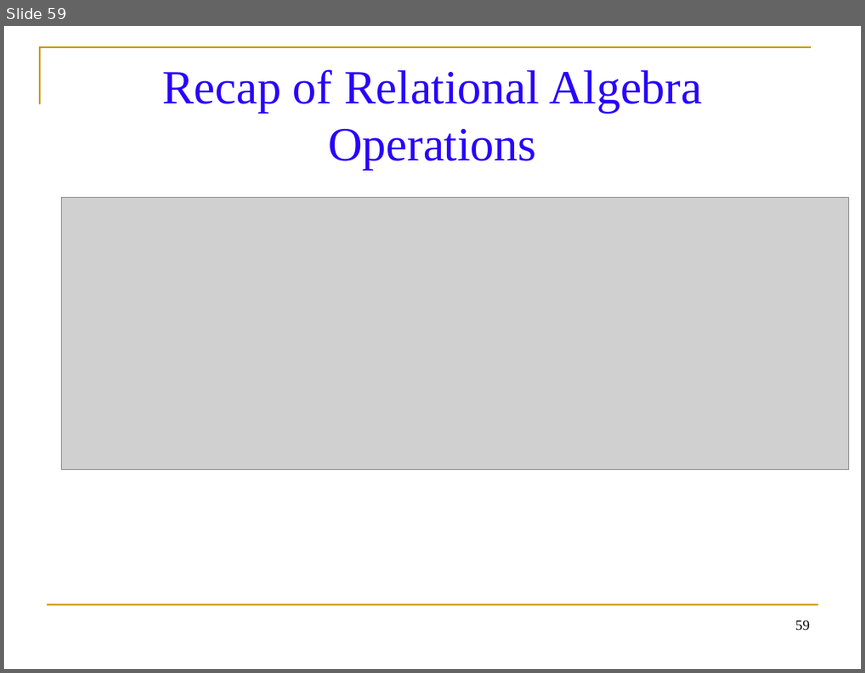
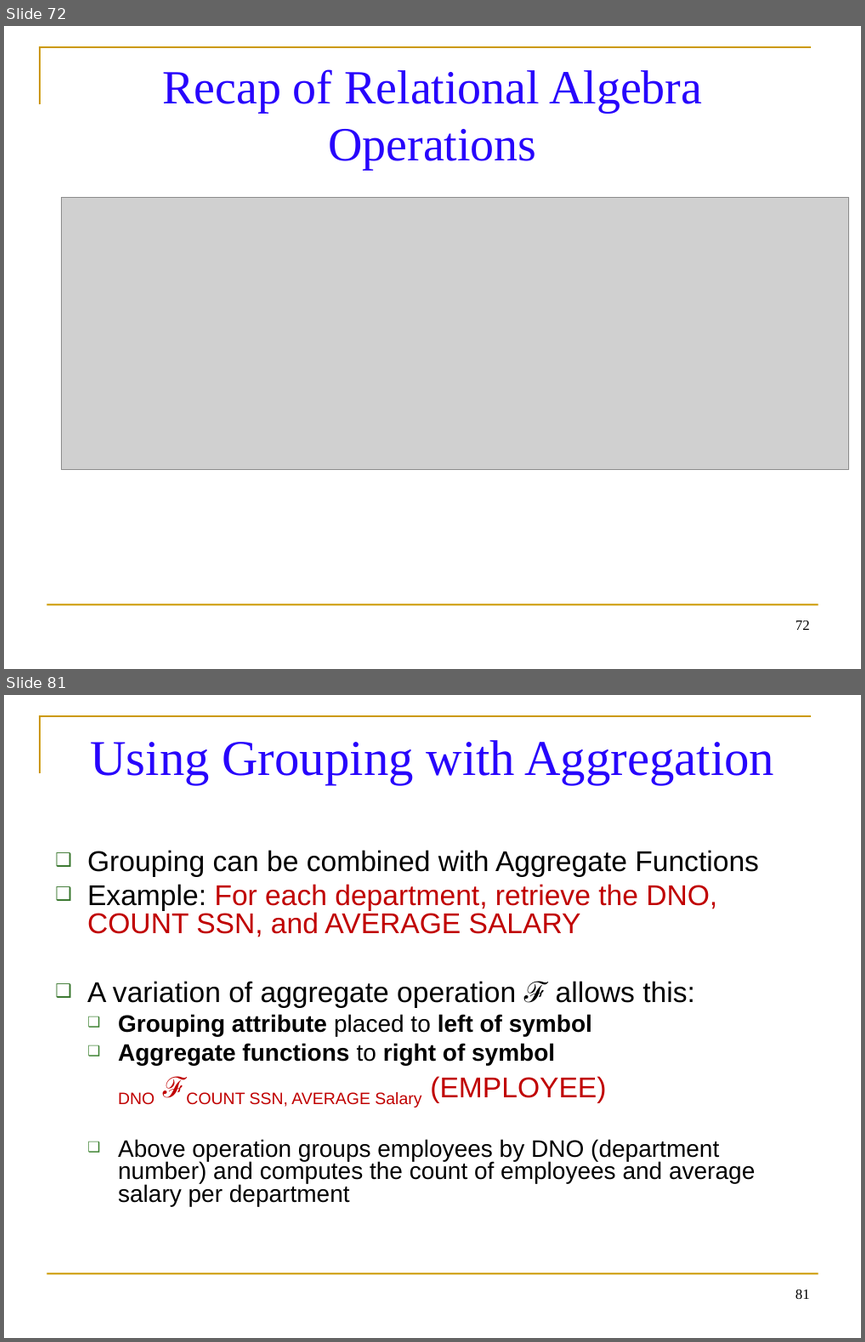
Before and after one commit to balachander712/Lab-Main, a slide deck: Sem3/Materials/Database Management System/Relational Algebra Operations.ppt. Shown one above the other, each under a label of ours: slide 59 before the commit, slides 72 and 81 after it; the slides between them are not shown. The pictures are 865x673 and 865x1342 pixels, drawn with LibreOffice and Linux fonts; fonts in the diff are those of the drawing; grey boxes stand for pictures. Boxes give left, top, right and bottom in pixels: in the first picture for what was removed or moved away, otherwise in the second. Text is boxed around its words. In the diff, an @@ line names an element or a change of style, - is before the commit and + after.

```diff
--- a/Sem3/Materials/Database Management System/Relational Algebra Operations.ppt
+++ b/Sem3/Materials/Database Management System/Relational Algebra Operations.ppt
@@ slide 81 added at (4, 695, 861, 1338), background #FFFFFF; not listed: 2 template elements that a slide beside it also shows @@
@@ title added at (90, 740, 774, 784), 42 pt, text #2704FC @@
+Using Grouping with Aggregation
@@ text added at (87, 850, 759, 1207), 24 pt, text #000000 @@
+❑ Grouping can be combined with Aggregate Functions
+❑ Example: For each department, retrieve the DNO, COUNT SSN, and AVERAGE SALARY
+❑ A variation of aggregate operation ℱ allows this:
+  ❑ Grouping attribute placed to left of symbol
+  ❑ Aggregate functions to right of symbol
+  DNO ℱCOUNT SSN, AVERAGE Salary (EMPLOYEE)
+  ❑ Above operation groups employees by DNO (department number) and computes the count of employees and average salary per department
@@ page number added at (795, 1289, 810, 1299), 12 pt, text #000000 @@
+81
@@ what was slide 59 is now slide 72 @@
@@ page number at (795, 620, 810, 630): text changed @@
-59
+72
```
Also in this commit, not shown: 10 slides changed, 35 other slides added, 24 other files.
